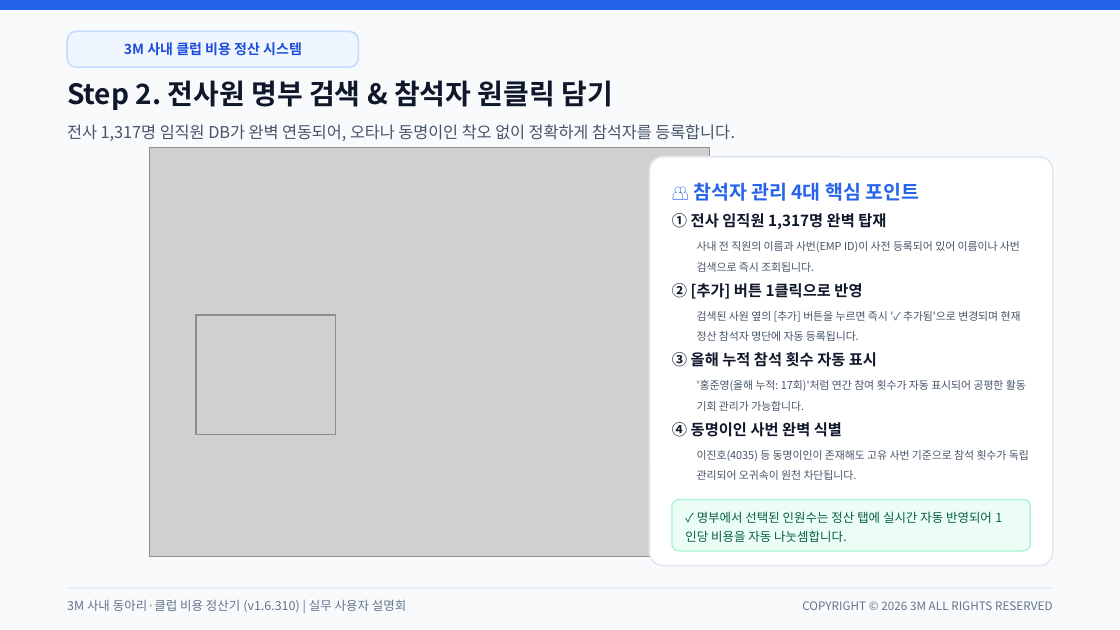
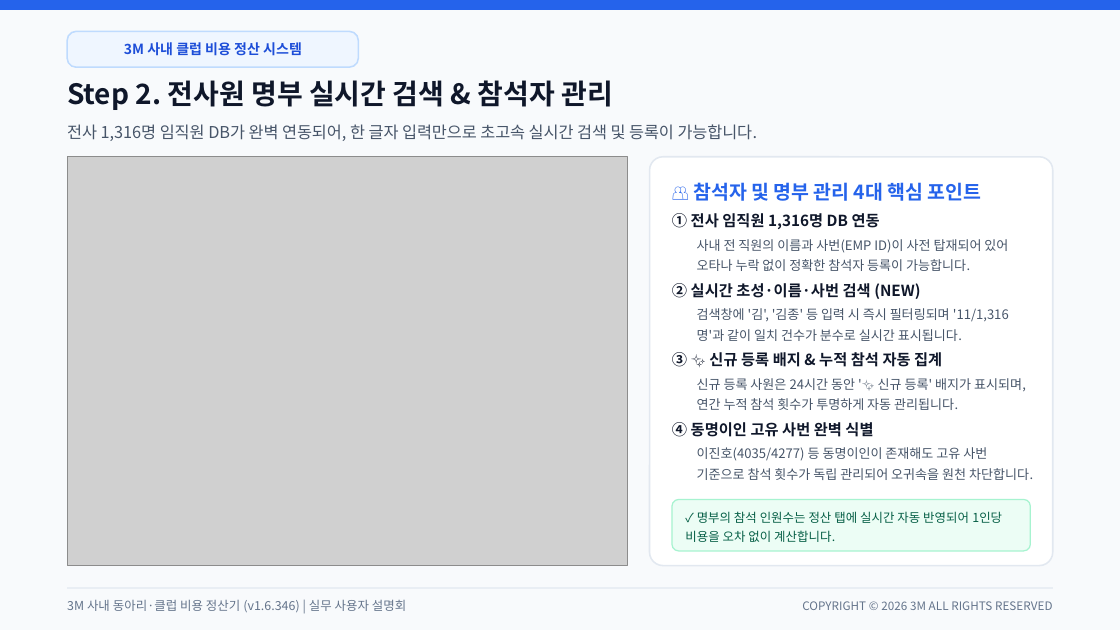
Before and after one commit to gochujangs33-dot/Club-expense, a slide deck: slide 4 of 3M_사내_클럽_비용_정산_시스템_사용_설명회.pptx. Drawn at 1120x630 pixels with LibreOffice and Linux fonts; fonts in the diff are those of the drawing; grey boxes stand for pictures. Boxes give left, top, right and bottom in pixels: in the first picture for what was removed or moved away, otherwise in the second. Text is boxed around its words. In the diff, an @@ line names an element or a change of style, - is before the commit and + after.

Commit message:
docs: 최신 v1.6.346 정식 배포 기준 사용자 설명회 발표자료(PPTX) 업데이트

```diff
--- a/3M_사내_클럽_비용_정산_시스템_사용_설명회.pptx
+++ b/3M_사내_클럽_비용_정산_시스템_사용_설명회.pptx
@@ text at (67, 80, 613, 110): text changed @@
-Step 2. 전사원 명부 검색 & 참석자 원클릭 담기
+Step 2. 전사원 명부 실시간 검색 & 참석자 관리
@@ text at (67, 124, 758, 141): text changed @@
-전사 1,317명 임직원 DB가 완벽 연동되어, 오타나 동명이인 착오 없이 정확하게 참석자를 등록합니다.
+전사 1,316명 임직원 DB가 완벽 연동되어, 한 글자 입력만으로 초고속 실시간 검색 및 등록이 가능합니다.
@@ picture: place and size @@
-picture at (149, 148, 709, 557)
+picture at (67, 157, 627, 566)
@@ text at (693, 182, 982, 201): text changed @@
-👥 참석자 관리 4대 핵심 포인트
+👥 참석자 및 명부 관리 4대 핵심 포인트
@@ text at (672, 213, 880, 229): text changed @@
-① 전사 임직원 1,317명 완벽 탑재
+① 전사 임직원 1,316명 DB 연동
@@ text at (697, 239, 1008, 271): text changed; size 7 to 8.4 pt @@
-사내 전 직원의 이름과 사번(EMP ID)이 사전 등록되어 있어 이름이나 사번 검색으로 즉시 조회됩니다.
+사내 전 직원의 이름과 사번(EMP ID)이 사전 탑재되어 있어 오타나 누락 없이 정확한 참석자 등록이 가능합니다.
@@ text at (672, 283, 920, 299): text changed @@
-② [추가] 버튼 1클릭으로 반영
+② 실시간 초성·이름·사번 검색 (NEW)
@@ picture removed at (196, 315, 336, 435) @@
@@ text at (697, 308, 1009, 341): text changed; size 7 to 8.4 pt @@
-검색된 사원 옆의 [추가] 버튼을 누르면 즉시 '✓ 추가됨'으로 변경되며 현재 정산 참석자 명단에 자동 등록됩니다.
+검색창에 '김', '김종' 등 입력 시 즉시 필터링되며 '11/1,316명'과 같이 일치 건수가 분수로 실시간 표시됩니다.
@@ text at (672, 352, 942, 367): text changed @@
-③ 올해 누적 참석 횟수 자동 표시
+③ ✨ 신규 등록 배지 & 누적 참석 자동 집계
@@ text at (697, 378, 1026, 410): text changed; size 7 to 8.4 pt @@
-'홍준영(올해 누적: 17회)'처럼 연간 참여 횟수가 자동 표시되어 공평한 활동 기회 관리가 가능합니다.
+신규 등록 사원은 24시간 동안 '✨ 신규 등록' 배지가 표시되며, 연간 누적 참석 횟수가 투명하게 자동 관리됩니다.
@@ text at (672, 422, 873, 437): text changed @@
-④ 동명이인 사번 완벽 식별
+④ 동명이인 고유 사번 완벽 식별
@@ text at (697, 447, 1033, 480): text changed; size 7 to 8.4 pt @@
-이진호(4035) 등 동명이인이 존재해도 고유 사번 기준으로 참석 횟수가 독립 관리되어 오귀속이 원천 차단됩니다.
+이진호(4035/4277) 등 동명이인이 존재해도 고유 사번 기준으로 참석 횟수가 독립 관리되어 오귀속을 원천 차단합니다.
@@ text at (685, 511, 1002, 542): text changed @@
-✓ 명부에서 선택된 인원수는 정산 탭에 실시간 자동 반영되어 1인당 비용을 자동 나눗셈합니다.
+✓ 명부의 참석 인원수는 정산 탭에 실시간 자동 반영되어 1인당 비용을 오차 없이 계산합니다.
@@ text at (67, 600, 406, 612): text changed @@
-3M 사내 동아리·클럽 비용 정산기 (v1.6.310) | 실무 사용자 설명회
+3M 사내 동아리·클럽 비용 정산기 (v1.6.346) | 실무 사용자 설명회
```
Also in this commit, not shown: 10 other slides changed, 17 other files.
